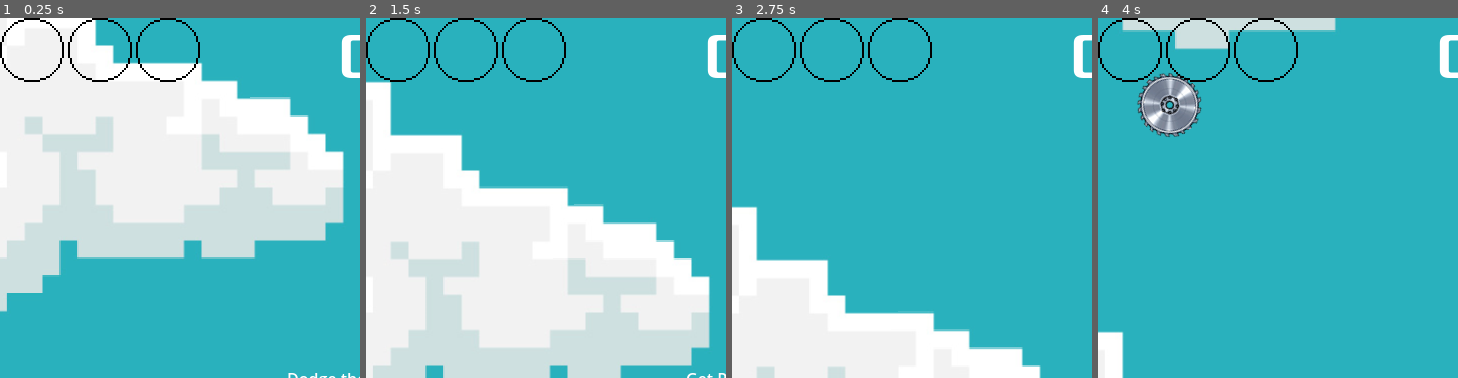
Above: before the commit, frames 1-4 (left to right).
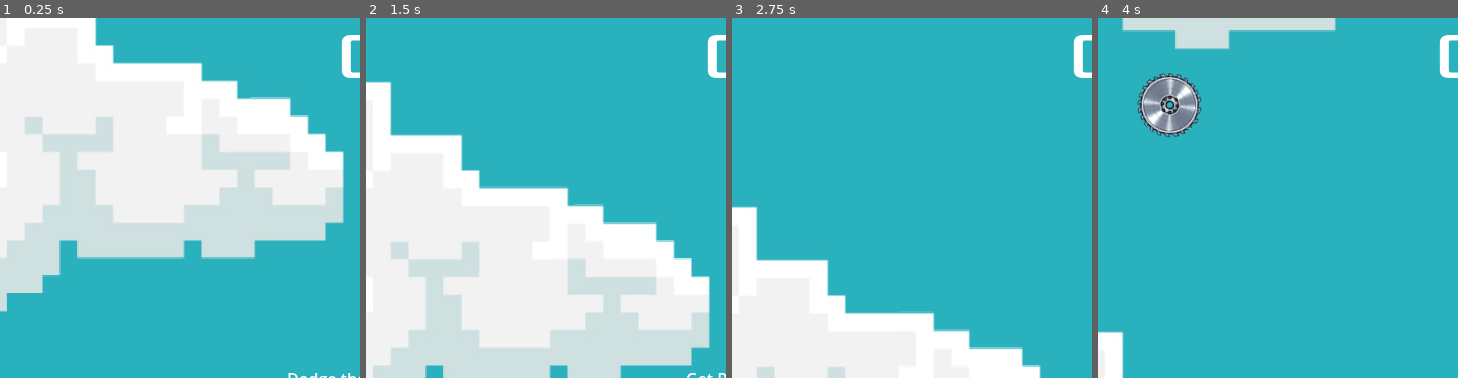
Above: after the commit, the same moments.

Repository: Turik556/First2D
Game: Godot game, scene res://Scenes/game.tscn
Same seed, same stepped clock (60 frames per second), same inputs: the game is played once before the commit and once after it.
Inputs:
- Up to frame 1 (0.25 s): no input
- Up to frame 2 (1.5 s): click "Start" at 0.5 s; hold D (move_right) from 1.28 s (still down)
- Up to frame 3 (2.75 s): release D (move_right) at 2.03 s; hold S (move_down) from 2.03 s (still down)
- Up to frame 4 (4 s): release S (move_down) at 2.78 s; hold D (move_right) 2.78-3.53 s; hold W (move_up) from 3.53 s (still down)
The pictures show only the part of the screen within x 0-50%, y 0-50%; the shares and areas given below are measured in that part.

The runs differ from the first frame. In frame 1, 0.8% of the frame differs, in the area x 0-56%, y 0-18%; in frame 2, 0.8%; in frame 3, 0.8%; in frame 4, 0.8%.

Commit message:
UI pbar logic update

Diff:
--- a/Scenes/icon_box.gd
+++ b/Scenes/icon_box.gd
@@ -3,6 +3,7 @@
 
 # Called when the node enters the scene tree for the first time.
 func _ready() -> void:
+	toggle_pbar(false)
 	pass # Replace with function body.
 
 
@@ -23,6 +24,16 @@
 func get_icon() -> Texture:
 	return $TextureProgressBar/TextureRect.texture
 
-func set_max_value(max):
+func set_bar_max_value(max):
 	$TextureProgressBar.max_value = max
 	pass
+func _physics_process(delta: float) -> void:
+	$TextureProgressBar.value += delta
+	pass
+func toggle_pbar(value):
+	if value == true:
+		$TextureProgressBar.show()
+	else:
+		$TextureProgressBar.hide()
+
+	pass
--- a/Scenes/icon_box.tscn
+++ b/Scenes/icon_box.tscn
@@ -10,9 +10,10 @@
 script = ExtResource("1_ivnl6")
 
 [node name="TextureProgressBar" type="TextureProgressBar" parent="."]
+process_mode = 1
 layout_mode = 2
-max_value = 2.0
-value = 2.0
+max_value = 0.0
+step = 0.0
 fill_mode = 4
 texture_under = ExtResource("3_gt05a")
 texture_progress = ExtResource("2_l4oit")
--- a/UI_items.gd
+++ b/UI_items.gd
@@ -10,6 +10,12 @@
 	"smaller" : preload("res://art/items/icons/potion_03b.png"),
 	"bigger" : preload("res://art/items/icons/potion_03a.png"),
 	"null": null
+}
+var item_active_time_dict = {
+	"froze":1.5,
+	"speed_up" : 3,
+	"smaller" : 4,
+	"bigger" : 3
 }
 # Called when the node enters the scene tree for the first time.
 func _ready() -> void:
@@ -32,6 +38,8 @@
 			pass
 		else:
 			i.set_icon(icons_dict[value])
+			i.set_bar_max_value(item_active_time_dict[value])
+			i.toggle_pbar(true)
 			break
 	pass
 func remove_icon(value):
@@ -39,8 +47,9 @@
 		if i.is_icon_set():
 			if i.get_icon() == value:
 				i.set_icon(null)
+				i.set_bar_max_value(0)
+				i.toggle_pbar(false)
 				break
-
 	pass
 
 func show_UI():
@@ -62,6 +71,7 @@
 
 func _froze_start():
 	spawn_icon_box("froze")
+
 	pass
 func _froze_ends():
 	remove_icon(icons_dict["froze"])
